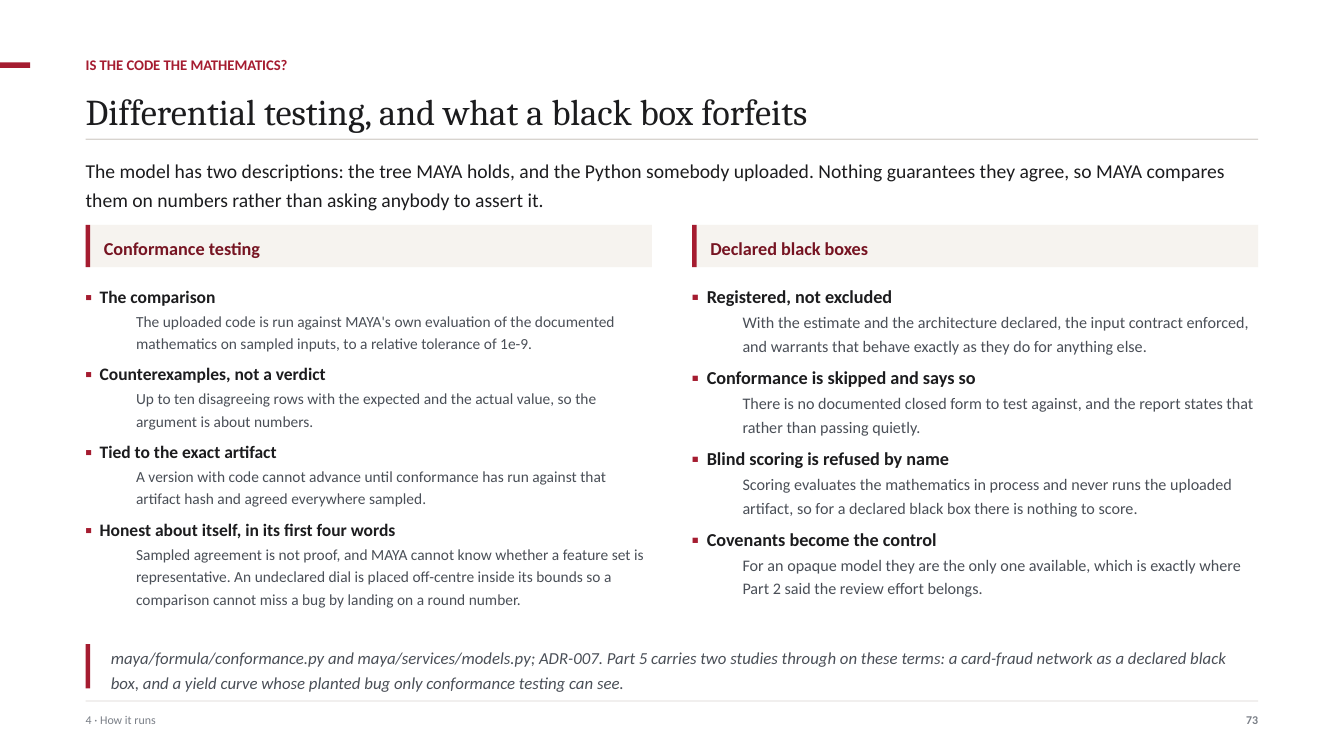
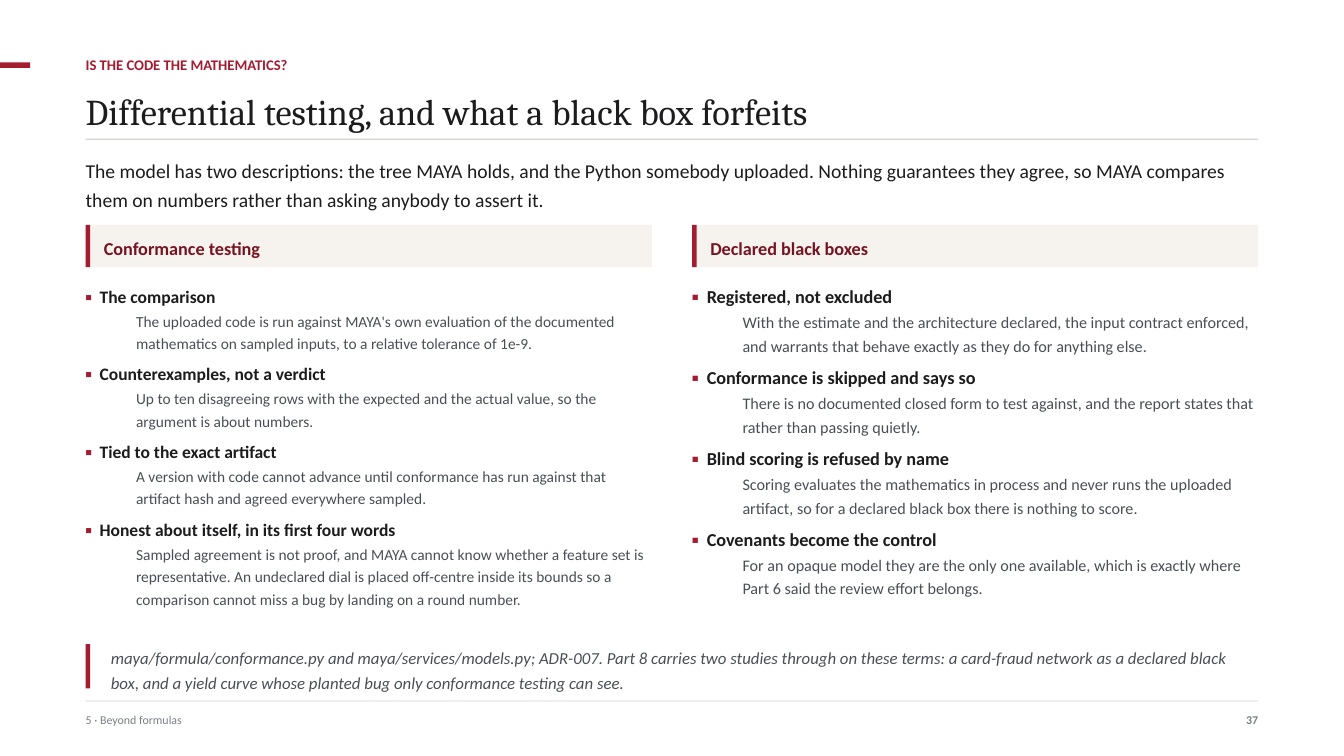
Before and after one commit to ajsinha/maya, a slide deck: slide 37 of docs/MAYA-Model-Management-Formalism-and-System-Design.pptx (slide 73 before the commit). Drawn at 1344x756 pixels with LibreOffice and Linux fonts; fonts in the diff are those of the drawing. Boxes give left, top, right and bottom in pixels: in the first picture for what was removed or moved away, otherwise in the second. Text is boxed around its words. In the diff, an @@ line names an element or a change of style, - is before the commit and + after.

Commit message:
The deck, rethought: 70 slides in nine parts, the 1.0.0 governance layer and fourteen case studies

```diff
--- a/docs/MAYA-Model-Management-Formalism-and-System-Design.pptx
+++ b/docs/MAYA-Model-Management-Formalism-and-System-Design.pptx
@@ text at (743,560,1240,597): text changed @@
-  For an opaque model they are the only one available, which is exactly where Part 2 said the review effort belongs.
+  For an opaque model they are the only one available, which is exactly where Part 6 said the review effort belongs.
@@ text at (111,652,1226,692): text changed @@
-maya/formula/conformance.py and maya/services/models.py; ADR-007. Part 5 carries two studies through on these terms: a card-fraud network as a declared black box, and a yield curve whose planted bug only conformance testing can see.
+maya/formula/conformance.py and maya/services/models.py; ADR-007. Part 8 carries two studies through on these terms: a card-fraud network as a declared black box, and a yield curve whose planted bug only conformance testing can see.
@@ text at (86,716,182,726): text changed @@
-4 · How it runs
+5 · Beyond formulas
@@ text at (1246,716,1258,724): text changed @@
-73
+37
```
Also in this commit, not shown: 42 other slides changed, 27 slides added, 47 slides removed, 12 other files.
